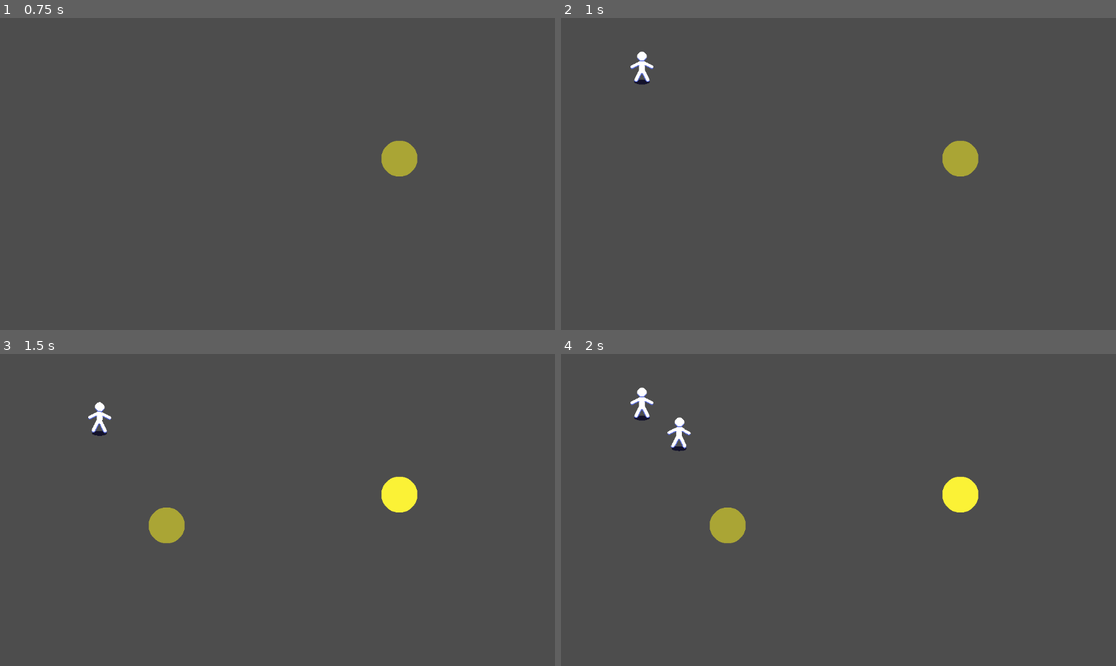
Above: before the commit, frames 1-4 (two rows, left to right).
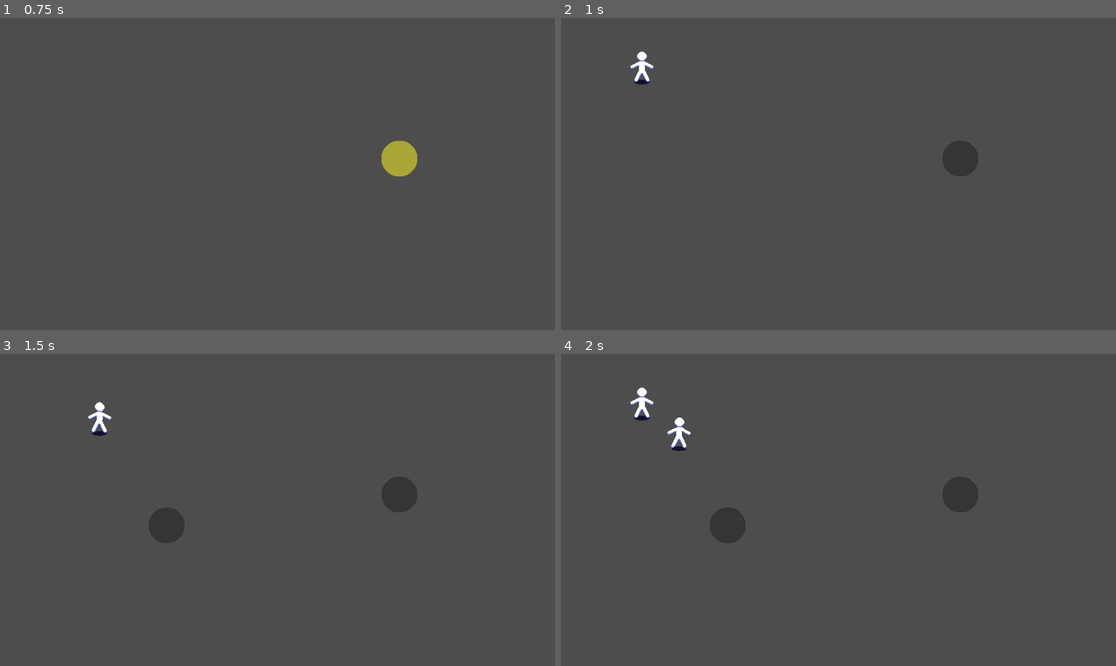
Above: after the commit, the same moments.

Repository: borknbeans/Mini-Jame-Gam-43
Game: Godot game, scene res://scenes/main.tscn
Two runs of this game, one before a commit and one after it. Both use one fixed random seed, a clock stepped at 60 frames per second and the inputs below.
Inputs (mouse positions are in pixels of both pictures, inside the frame that each line leads up to):
- Up to frame 1 (0.75 s): tap Enter at 0.5 s; move the mouse to (399, 158) at 0.52 s; press the mouse at (399, 158) at 0.53 s
- Up to frame 2 (1 s): tap 1 (select_paint_1, bound only after the commit) at 0.8 s
- Up to frame 3 (1.5 s): move the mouse to (166, 525) at 1.27 s; release the mouse at (166, 525) at 1.28 s; tap 1 (select_paint_1, bound only after the commit) at 1.35 s
- Up to frame 4 (2 s): tap 2 (select_paint_2, bound only after the commit) at 1.55 s

Frame 1 is identical in both runs. In frame 2, 0.6% of the frame differs, in the area x 68-76%, y 39-51%; in frame 3, 1.2%, in the area x 26-76%, y 39-61%; in frame 4, 1.2%.

Commit message:
select paint via keybinds

Diff:
--- a/project.godot
+++ b/project.godot
@@ -31,6 +31,26 @@
 "events": [Object(InputEventMouseButton,"resource_local_to_scene":false,"resource_name":"","device":-1,"window_id":0,"a …(253 unchanged characters)…
 ]
 }
+select_paint_1={
+"deadzone": 0.2,
+"events": [Object(InputEventKey,"resource_local_to_scene":false,"resource_name":"","device":-1,"window_id":0,"alt_pressed":false,"shift_pressed":false,"ctrl_pressed":false,"meta_pressed":false,"pressed":false,"keycode":0,"physical_keycode":49,"key_label":0,"unicode":49,"location":0,"echo":false,"script":null)
+]
+}
+select_paint_2={
+"deadzone": 0.2,
+"events": [Object(InputEventKey,"resource_local_to_scene":false,"resource_name":"","device":-1,"window_id":0,"alt_pressed":false,"shift_pressed":false,"ctrl_pressed":false,"meta_pressed":false,"pressed":false,"keycode":0,"physical_keycode":50,"key_label":0,"unicode":50,"location":0,"echo":false,"script":null)
+]
+}
+select_paint_3={
+"deadzone": 0.2,
+"events": [Object(InputEventKey,"resource_local_to_scene":false,"resource_name":"","device":-1,"window_id":0,"alt_pressed":false,"shift_pressed":false,"ctrl_pressed":false,"meta_pressed":false,"pressed":false,"keycode":0,"physical_keycode":51,"key_label":0,"unicode":51,"location":0,"echo":false,"script":null)
+]
+}
+select_paint_4={
+"deadzone": 0.2,
+"events": [Object(InputEventKey,"resource_local_to_scene":false,"resource_name":"","device":-1,"window_id":0,"alt_pressed":false,"shift_pressed":false,"ctrl_pressed":false,"meta_pressed":false,"pressed":false,"keycode":0,"physical_keycode":52,"key_label":0,"unicode":52,"location":0,"echo":false,"script":null)
+]
+}
 
 [rendering]
 
--- a/scripts/states/brush/brush_state.gd
+++ b/scripts/states/brush/brush_state.gd
@@ -16,6 +16,16 @@
 	brush = owner as Brush
 	assert(brush != null, "The BrushState state type must be used only in the Brush scene. It needs the owner to be a Brush node.")
 
+func _process(delta: float) -> void:
+	if Input.is_action_just_pressed("select_paint_1"):
+		brush.color = 0
+	if Input.is_action_just_pressed("select_paint_2"):
+		brush.color = 1
+	if Input.is_action_just_pressed("select_paint_3"):
+		brush.color = 2
+	if Input.is_action_just_pressed("select_paint_4"):
+		brush.color = 3
+
 ## Called by the state machine when receiving unhandled input events.
 func handle_input(event: InputEvent) -> void:
 	if event is InputEventMouseMotion:
--- a/scripts/util/Utility.gd
+++ b/scripts/util/Utility.gd
@@ -8,7 +8,7 @@
 }
 
 func get_color_obj(color: int) -> Color:
-	var color_value: Color = Color.from_rgba8(255, 255, 255, 255)
+	var color_value: Color = Color.from_rgba8(53, 53, 53, 255)
 
 	match (color):
 		COLORS.RED:
@@ -16,6 +16,6 @@
 		COLORS.BLUE:
 			color_value = Color.from_rgba8(99, 155, 255)
 		COLORS.YELLOW:
-			color_value = Color.from_rgba8(251, 242, 54)
+			color_value = Color.from_rgba8(250, 242, 54)
 
 	return color_value
